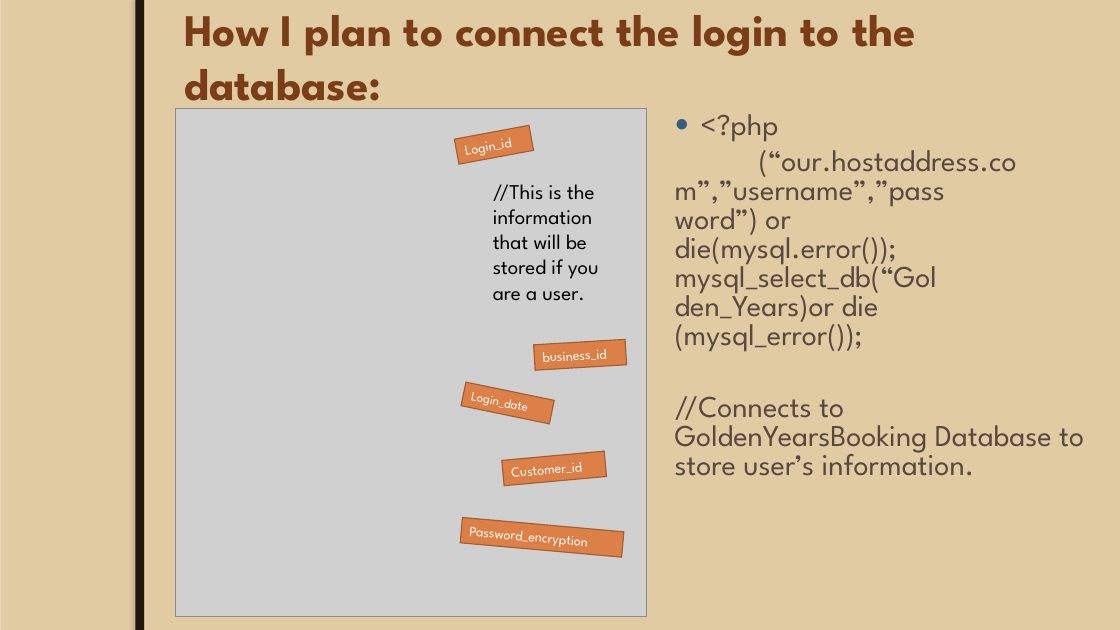
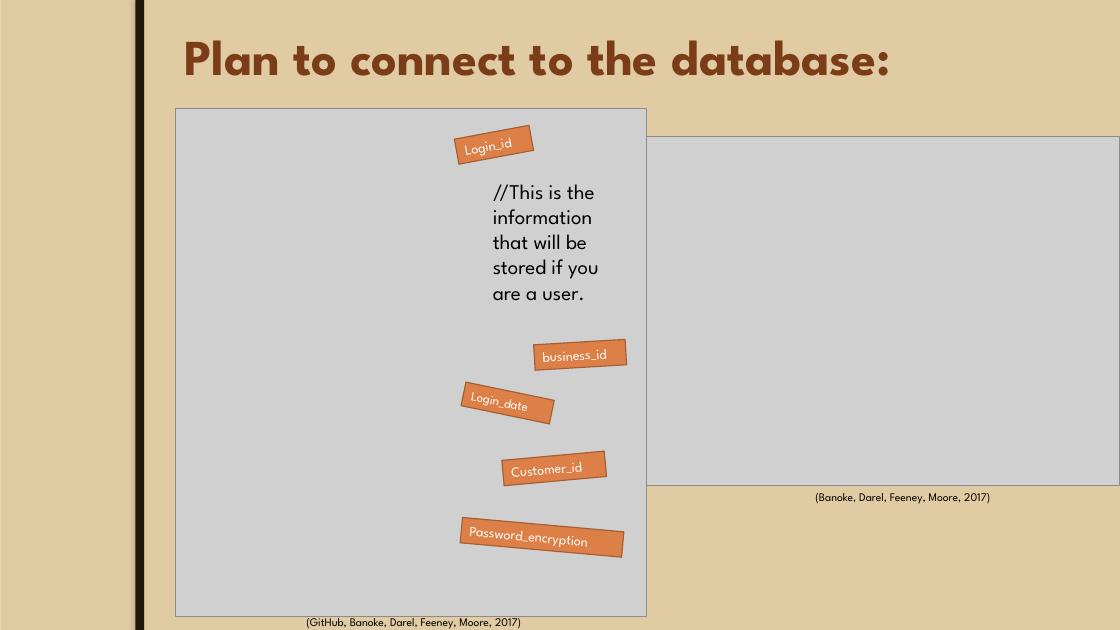
Before and after one commit to JoeyTatu/GoldenYears, a slide deck: slide 6 of Week 8 - Presentation slides/Mid-Term Project.pptx. Drawn at 1120x630 pixels with LibreOffice and Linux fonts; fonts in the diff are those of the drawing; grey boxes stand for pictures; background and template pictures are left out. Boxes give left, top, right and bottom in pixels: in the first picture for what was removed or moved away, otherwise in the second. Text is boxed around its words. In the diff, an @@ line names an element or a change of style, - is before the commit and + after.

Commit message:
presentation

```diff
--- a/Week 8 - Presentation slides/Mid-Term Project.pptx
+++ b/Week 8 - Presentation slides/Mid-Term Project.pptx
@@ title at (x1=184, y1=40, x2=890, y2=76): text changed; size 38.7 to 43 pt @@
-How I plan to connect the login to the database:
+Plan to connect to the database:
@@ text removed at (x1=675, y1=114, x2=1084, y2=476) @@
-● <?php
-(“our.hostaddress.co m”,”username”,”pass word”) or die(mysql.error()); mysql_select_db(“Gol den_Years)or die (mysql_error());
-//Connects to GoldenYearsBooking Database to store user’s information.
@@ picture added at (x1=646, y1=137, x2=1119, y2=486) @@
@@ text added at (x1=815, y1=493, x2=990, y2=504), 10 pt, text #000000 @@
+(Banoke, Darel, Feeney, Moore, 2017)
@@ text added at (x1=306, y1=614, x2=521, y2=629), 10 pt, text #000000 @@
+(GitHub, Banoke, Darel, Feeney, Moore, 2017)
```
Also in this commit, not shown: 8 other slides changed, 35 other files.
